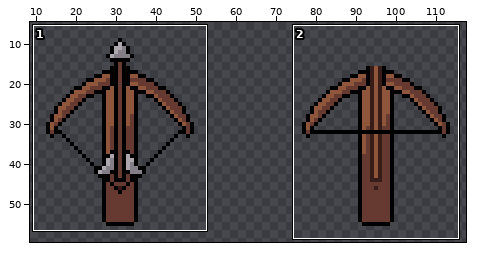
Edited in one commit: sprite sheet (Necrodoggiecon/Resources/Game/weapons/Crossbow.png). Above: a wide view before the commit, with the close-up outlined.
Close-up. Earlier state:
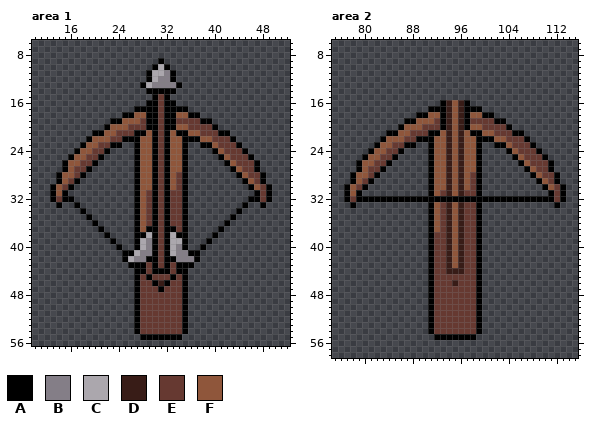
The file is 128x64 pixels. Shown: area 1: x 10..52, y 6..56; area 2: x 75..115, y 6..58. The wide view leaves out empty margins.
Palette (. is transparent): A #000000  B #847e87  C #aba7ad  D #381c17  E #663931  F #8f563b
Pixels before, area 1, first column x 13:
 9 ..................A..................
10 .................ACA.................
11 ................ACCBA................
12 ................ACBBA................
13 ...............ACBBBBA...............
14 ................AAAAA................
15 .................AEA.................
16 ................AAEAA................
17 ..............AAAAEAAAA..............
18 ............AAFFAAEAAFFAA............
19 ..........AAFFFEAAEAAEEEEAA..........
20 .........AFFFEEEAAEAAFFEEEEA.........
21 .......AAFFEEEAAFAEAFAAFFEEEAA.......
22 ......AFFFEEAAAFFAEAFFAAAFFEEEA......
23 .....AFFEEAA..AFFAEAFFA..AAFEEEA.....
24 ....AFFEEA....AFFAEAFFA....AFEEEA....
25 ...AFFEEA.....AFFAEAFFA.....AFEEEA...
26 ..AFFEEA......AFFAEAFFA......AFEEEA..
27 ..AFEEA.......AFFAEAFFA.......AFEEA..
28 .AFFEA........AFFAEAFEA........AFEEA.
29 .AFEA.........AFFAEAFEA.........AFEA.
30 AFEA..........AFFAEAFEA..........AFEA
31 AFA...........AFEAEAEEA...........AEA
32 AEAA..........AFEAEAEEA..........AAEA
33 .A..A.........AFEAEAEEA.........A..A.
34 .....A........AFEAEAEEA........A.....
35 ......A.......AFEAEAEEA.......A......
36 .......A......AFEAEAEEA......A.......
37 ........A.....AFAAEAAEA.....A........
38 .........A....AACAEACAA....A.........
39 ..........A...ACBAEACCA...A..........
40 ...........A..ACBAEACBA..A...........
41 ............AACBBAEACBBAA............
42 ............ACBBAAEAABBBA............
43 .............AAAEAEAEAAA.............
44 ..............AAEAAAEAA..............
45 ..............AEAEEEAEA..............
46 ..............AEEADAEEA..............
47 ..............AEEEAEEEA..............
48 ..............AEEEEEEEA..............
49 ..............AEEEEEEEA..............
50 ..............AEEEEEEEA..............
51 ..............AEEEEEEEA..............
52 ..............AEEEEEEEA..............
53 ..............AEEEEEEEA..............
54 ..............AEEEEEEEA..............
55 ...............AAAAAAA...............
Pixels before, area 2, first column x 77:
16 ................ADFDA................
17 ..............AAADFDAAA..............
18 ............AAFFADFDAFFAA............
19 ..........AAFFFEADFDAEEEEAA..........
20 .........AFFFEEEADFDAFFEEEEA.........
21 .......AAFFEEEAAFDFDFAAFFEEEAA.......
22 ......AFFFEEAAAFFDFDFFAAAFFEEEA......
23 .....AFFEEAA..AFFDFDFFA..AAFEEEA.....
24 ....AFFEEA....AFFDFDFFA....AFEEEA....
25 ...AFFEEA.....AFFDFDFFA.....AFEEEA...
26 ..AFFEEA......AFFDFDFFA......AFEEEA..
27 ..AFEEA.......AFFDFDFFA.......AFEEA..
28 .AFFEA........AFFDFDFEA........AFEEA.
29 .AFEA.........AFFDFDFEA.........AFEA.
30 AFEA..........AFFDFDFEA..........AFEA
31 AFA...........AFEDFDEEA...........AEA
32 AEAAAAAAAAAAAAAAAAAAAAAAAAAAAAAAAAAEA
33 .A............AFEDFDEEA............A.
34 ..............AFEDFDEEA..............
35 ..............AFEDFDEEA..............
36 ..............AFEDFDEEA..............
37 ..............AFEDFDEEA..............
38 ..............AEEDFDEEA..............
39 ..............AEEDFDEEA..............
40 ..............AEEDFDEEA..............
41 ..............AEEDFDEEA..............
42 ..............AEEDFDEEA..............
43 ..............AEEDFDEEA..............
44 ..............AEEDDDEEA..............
45 ..............AEEEEEEEA..............
46 ..............AEEEDEEEA..............
47 ..............AEEEEEEEA..............
48 ..............AEEEEEEEA..............
49 ..............AEEEEEEEA..............
50 ..............AEEEEEEEA..............
51 ..............AEEEEEEEA..............
52 ..............AEEEEEEEA..............
53 ..............AEEEEEEEA..............
54 ..............AEEEEEEEA..............
55 ...............AAAAAAA...............
New version:
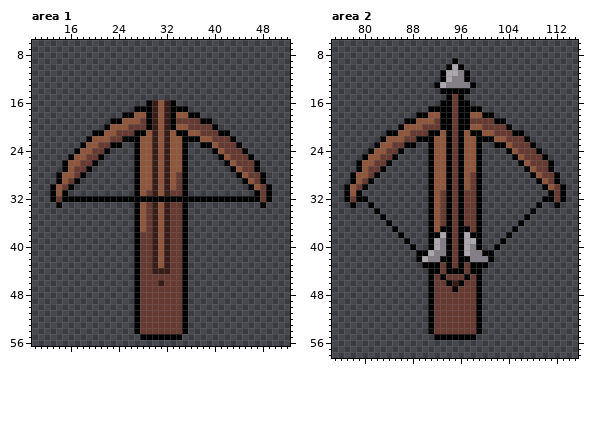
Change:
Area 1:
y 9: x 31 A -> .
y 10: x 30..32 ACA -> ...
y 11: x 29..33 ACCBA -> .....
y 12: x 29..33 ACBBA -> .....
y 13: x 28..34 ACBBBBA -> .......
y 14: x 29..33 AAAAA -> .....
y 15: x 30..32 AEA -> ...
y 16..31: x 30..32 AEA -> DFD
y 32: x 17..26 .......... -> AAAAAAAAAA; x 28..29 FE -> AA; x 31 E -> A; x 33..34 EE -> AA; x 36..45 .......... -> AAAAAAAAAA
y 33: x 17 A -> .; x 30..32 AEA -> DFD; x 45 A -> .
y 34: x 18 A -> .; x 30..32 AEA -> DFD; x 44 A -> .
y 35: x 19 A -> .; x 30..32 AEA -> DFD; x 43 A -> .
y 36: x 20 A -> .; x 30..32 AEA -> DFD; x 42 A -> .
y 37: x 21 A -> .; x 29..33 AAEAA -> EDFDE; x 41 A -> .
y 38: x 22 A -> .; x 28..34 ACAEACA -> EEDFDEE; x 40 A -> .
y 39: x 23 A -> .; x 28..34 CBAEACC -> EEDFDEE; x 39 A -> .
y 40: x 24 A -> .; x 28..34 CBAEACB -> EEDFDEE; x 38 A -> .
y 41: x 25..37 AACBBAEACBBAA -> ..AEEDFDEEA..
y 42: x 25..37 ACBBAAEAABBBA -> ..AEEDFDEEA..
y 43: x 26 A -> .; x 28 A -> E; x 30..32 AEA -> DFD; x 34 A -> E; x 36 A -> .
y 44: x 28 A -> E; x 30..32 AAA -> DDD; x 34 A -> E
y 45: x 29 A -> E; x 33 A -> E
y 46: x 30 A -> E; x 32 A -> E
y 47: x 31 A -> E
Area 2:
y 9: x 95 . -> A
y 10: x 94..96 ... -> ACA
y 11: x 93..97 ..... -> ACCBA
y 12: x 93..97 ..... -> ACBBA
y 13: x 92..98 ....... -> ACBBBBA
y 14: x 93..97 ..... -> AAAAA
y 15: x 94..96 ... -> AEA
y 16..31: x 94..96 DFD -> AEA
y 32: x 81..90 AAAAAAAAAA -> ..........; x 92..93 AA -> FE; x 95 A -> E; x 97..98 AA -> EE; x 100..109 AAAAAAAAAA -> ..........
y 33: x 81 . -> A; x 94..96 DFD -> AEA; x 109 . -> A
y 34: x 82 . -> A; x 94..96 DFD -> AEA; x 108 . -> A
y 35: x 83 . -> A; x 94..96 DFD -> AEA; x 107 . -> A
y 36: x 84 . -> A; x 94..96 DFD -> AEA; x 106 . -> A
y 37: x 85 . -> A; x 93..97 EDFDE -> AAEAA; x 105 . -> A
y 38: x 86 . -> A; x 92..98 EEDFDEE -> ACAEACA; x 104 . -> A
y 39: x 87 . -> A; x 92..98 EEDFDEE -> CBAEACC; x 103 . -> A
y 40: x 88 . -> A; x 92..98 EEDFDEE -> CBAEACB; x 102 . -> A
y 41: x 89..101 ..AEEDFDEEA.. -> AACBBAEACBBAA
y 42: x 89..101 ..AEEDFDEEA.. -> ACBBAAEAABBBA
y 43: x 90 . -> A; x 92 E -> A; x 94..96 DFD -> AEA; x 98 E -> A; x 100 . -> A
y 44: x 92 E -> A; x 94..96 DDD -> AAA; x 98 E -> A
y 45: x 93 E -> A; x 97 E -> A
y 46: x 94 E -> A; x 96 E -> A
y 47: x 95 E -> A
Changed places in both close-ups, as pixel boxes (x1, y1, x2, y2):
changed: (74, 58, 248, 292)
changed: (368, 58, 542, 292)
